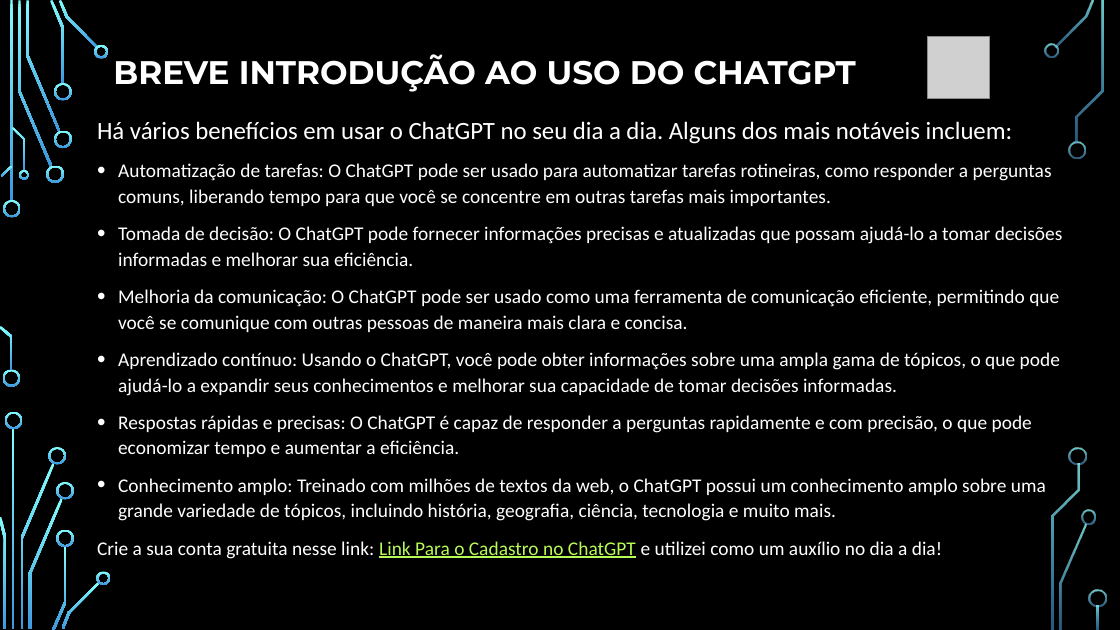
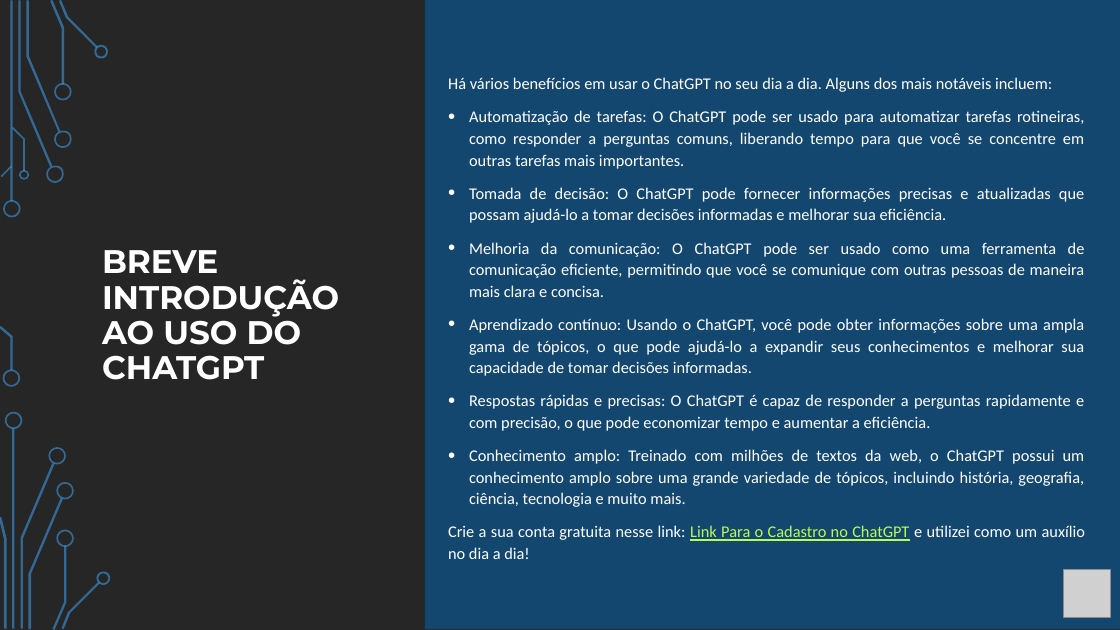
Before and after one commit to VitorKaviski/Curso_Kaviski_Excel_Basico_ao_Avancado, a slide deck: slide 17 of Curso Excel/Intermediário/Aula 1/Aula 1 - Excel/Curso Excel - Intermediário.pptx (slide 14 before the commit). Drawn at 1120x630 pixels with LibreOffice and Linux fonts; fonts in the diff are those of the drawing; grey boxes stand for pictures; background and template pictures are left out. Boxes give left, top, right and bottom in pixels: in the first picture for what was removed or moved away, otherwise in the second. Text is boxed around its words. In the diff, an @@ line names an element or a change of style, - is before the commit and + after.

```diff
--- a/Curso Excel/Intermediário/Aula 1/Aula 1 - Excel/Curso Excel - Intermediário.pptx
+++ b/Curso Excel/Intermediário/Aula 1/Aula 1 - Excel/Curso Excel - Intermediário.pptx
@@ rectangle added at <box>0,0,1120,630</box>, fill #262626 @@
@@ round diag rect added at <box>425,0,1120,629</box>, fill #134770 @@
@@ text "Há vários benefícios em usar ...": place and size @@
-text "Há vários benefícios em usar ..." at <box>97,121,1063,559</box>
+text "Há vários benefícios em usar ..." at <box>448,77,1085,559</box>
@@ text "Há vários benefícios em usar ..." at <box>448,77,1085,559</box>: size 21.3 to 14 pt in "Há vários benefícios em usar o ChatGPT ..."; size 16.6 to 14 pt; alignment left to justified @@
@@ title "BREVE INTRODUÇÃO AO USO DO ..." rewrapped from <box>113,54,856,92</box> to <box>102,250,339,380</box> @@
@@ group added at <box>0,0,111,630</box>: 24 freeform shapes, 2 rectangles @@
@@ picture: place and size @@
-picture at <box>928,36,990,99</box>
+picture at <box>1064,570,1111,618</box>
@@ group removed at <box>3,44,1107,628</box>: 19 freeform shapes @@
```
Also in this commit, not shown: 18 other slides changed, 3 slides added, 2 other files.
